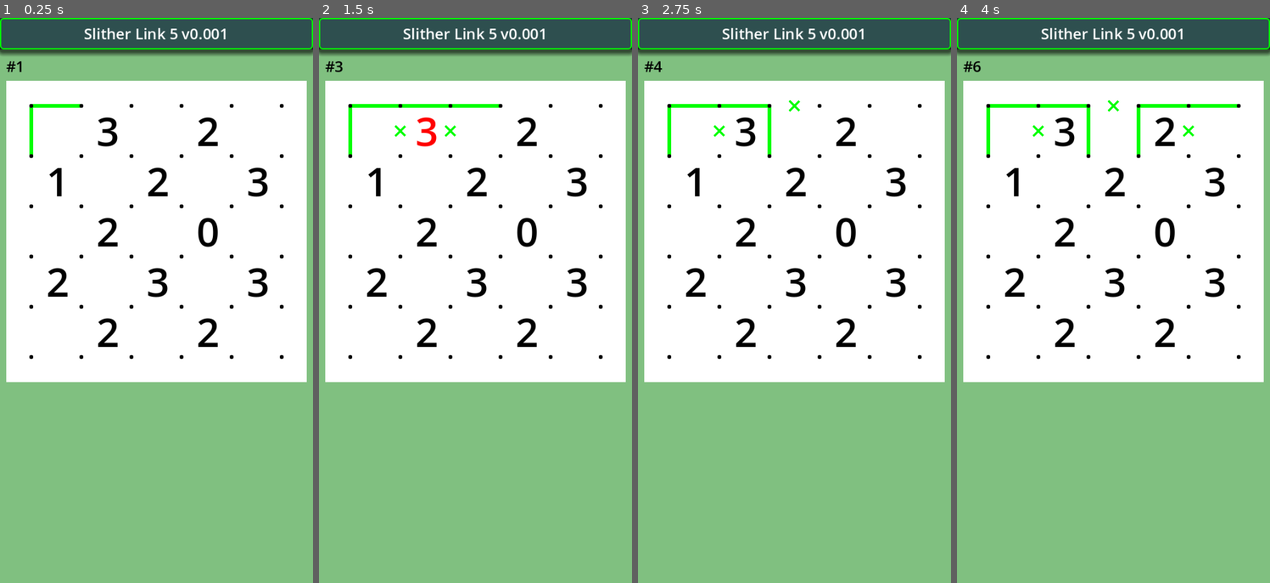
Above: before the commit, frames 1-4 (left to right).
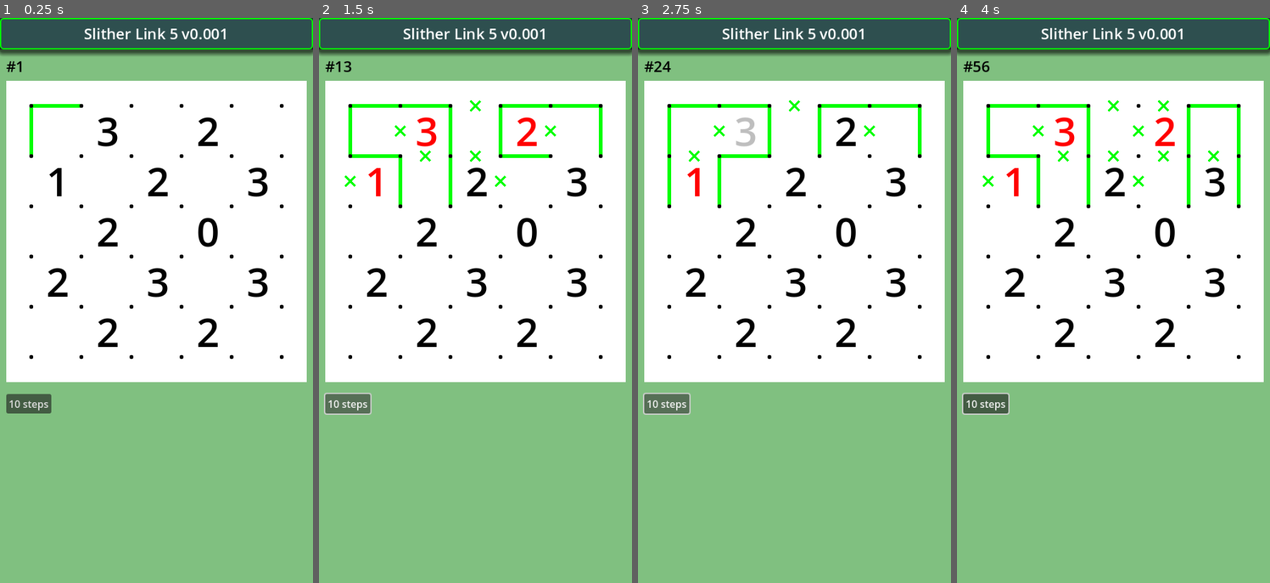
Above: after the commit, the same moments.

Repository: vivisuke/SlitherLink5
Game: Godot game, scene res://main.tscn
The game is run twice, just before and just after one commit, with the same random seed, the same clock (stepped at 60 frames per second) and the same inputs.
Inputs (mouse positions are in pixels of both pictures, inside the frame that each line leads up to):
- Up to frame 1 (0.25 s): no input
- Up to frame 2 (1.5 s): click (347, 402) at 0.5 s, where only the run after the commit has a clickable "10 steps"; click (347, 402) at 1.25 s, where only the run after the commit has a clickable "10 steps"
- Up to frame 3 (2.75 s): click (666, 402) at 2 s, where only the run after the commit has a clickable "10 steps"
- Up to frame 4 (4 s): tap Enter at 2.75 s; move the mouse to (1182, 272) at 2.77 s; click (1182, 272) at 2.92 s; tap Space at 3.5 s; move the mouse to (1050, 328) at 3.52 s; click (1050, 328) at 3.67 s

The runs differ from the first frame. In frame 1, 0.5% of the frame differs, in the area x 2-17%, y 66-70%; in frame 2, 2.4%; in frame 3, 1.8%; in frame 4, 2.5%, in the area x 1-91%, y 7-71%.

Commit message:
0043 ◎ C 02/24 02/24 0.001│ToDo│制約条件を満たしているかどうかのチェックを Board5x5 に移動

Diff:
--- a/SlitherLink5/classes/Board5x5.gd
+++ b/SlitherLink5/classes/Board5x5.gd
@@ -196,6 +196,20 @@
 				else: links[k] = LINK_LEFT
 
 	pass
+func is_constraint_violation():		# 制約違反状態か？
+	for y in range(N_VERT):
+		for x in range(N_HORZ):
+			var ix = xyToIX(x, y)
+			if clue_num[ix] >= 0:
+				var n = n_fixed_edge(ix)		# 確定線数
+				if n == 4:
+					if n_edge(ix) != clue_num[ix]:
+						return true
+				elif n_non_edge(ix) > 4 - clue_num[ix]:
+					return true
+				elif n_edge(ix) > clue_num[ix]:
+					return true
+	return false
 func is_solved() -> bool:
 	for y in range(N_VERT+1):
 		for x in range(N_HORZ+1):
@@ -283,6 +297,9 @@
 				#linkDn[ix] = 1
 			else:
 				fwd = false
+		if is_constraint_violation() || (is_looped(sx, sy) && !is_solved()):
+				fwd = false
+				sx += 1
 	else:		# バックトラッキング中
 		if up && lt:		# 上・左連結済み
 			non_linkRt[ix] = 0
--- a/SlitherLink5/main.tscn
+++ b/SlitherLink5/main.tscn
@@ -50,3 +50,12 @@
 offset_bottom = 440.0
 color = Color(1, 1, 1, 0)
 script = ExtResource("2_pfohe")
+
+[node name="Button10Steps" type="Button" parent="."]
+offset_left = 10.0
+offset_top = 599.0
+offset_right = 82.0
+offset_bottom = 630.0
+text = "10 steps"
+
+[connection signal="pressed" from="Button10Steps" to="." method="_on_button_10_steps_pressed"]
--- a/SlitherLink5/scripts/main.gd
+++ b/SlitherLink5/scripts/main.gd
@@ -125,12 +125,19 @@
 			#bd.solve_SBS(sx, sy)
 			$Board/Grid.queue_redraw()
 			update_num_color()
-			print("is_looped() = ", bd.is_looped(bd.sx, bd.sy))
-			print("is_solved = ", bd.is_solved())
-			print("saticefied = ", satisfied)
-			if !satisfied || (bd.is_looped(bd.sx, bd.sy) && !bd.is_solved()):
-				bd.fwd = false
-				bd.sx += 1
+			#print("is_looped() = ", bd.is_looped(bd.sx, bd.sy))
+			#print("is_solved = ", bd.is_solved())
+			#print("saticefied = ", satisfied)
+			#if !satisfied || (bd.is_looped(bd.sx, bd.sy) && !bd.is_solved()):
+			#	bd.fwd = false
+			#	bd.sx += 1
 	pass
 func _process(delta):
 	pass
+
+
+func _on_button_10_steps_pressed():
+	for i in range(10):
+		bd.solve_FB()
+		n_steps += 1
+	pass # Replace with function body.
Not shown, changed: SlitherLink5.spr
